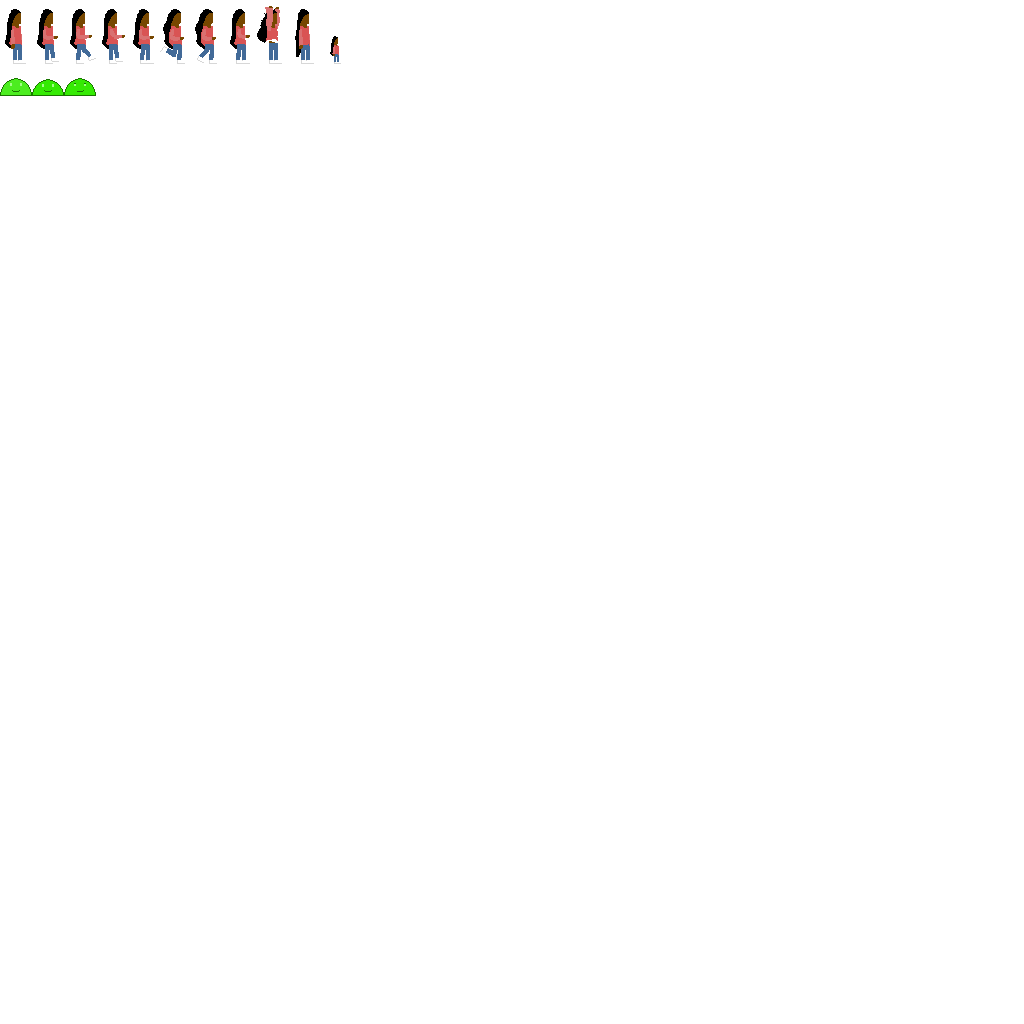
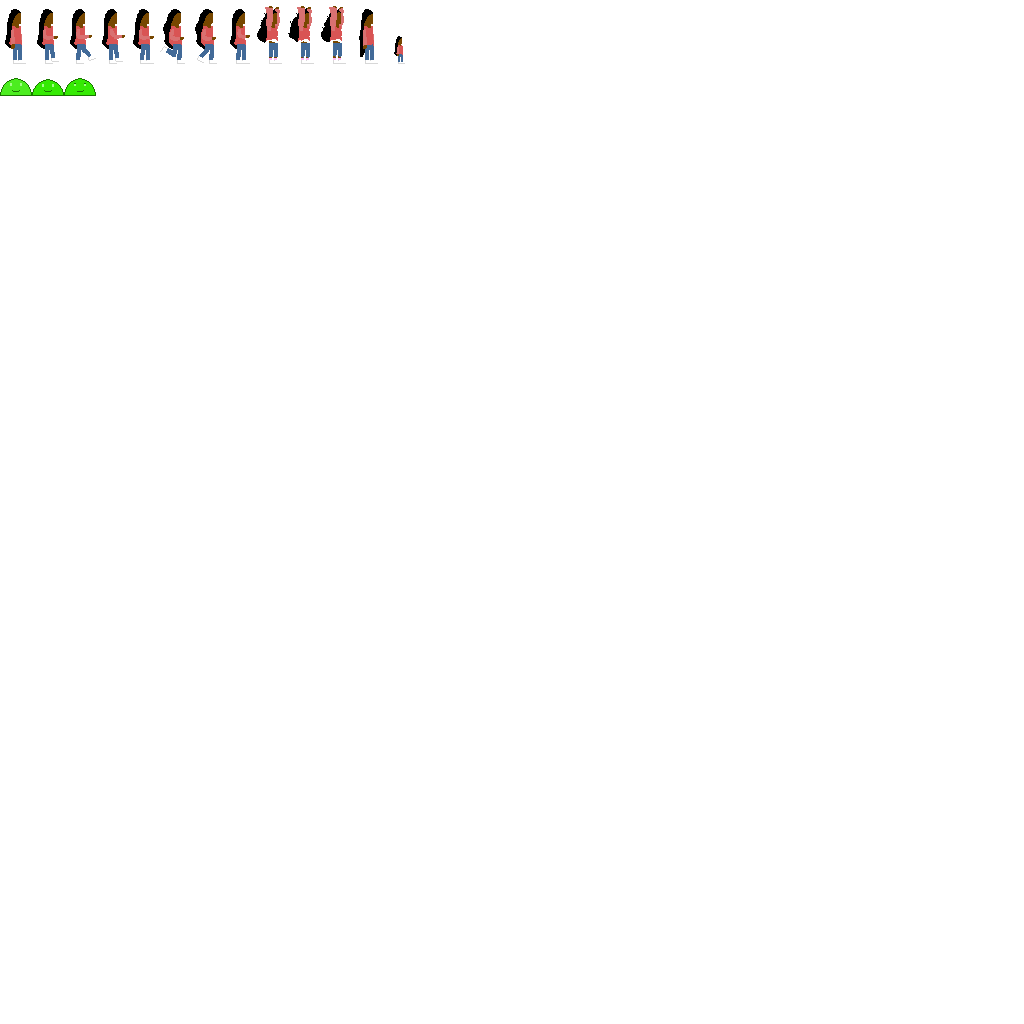
Comparing the layer stacks of the two w=1024, h=1024 images. Changes:
painted on "FG" over [269, 6, 405, 64]
